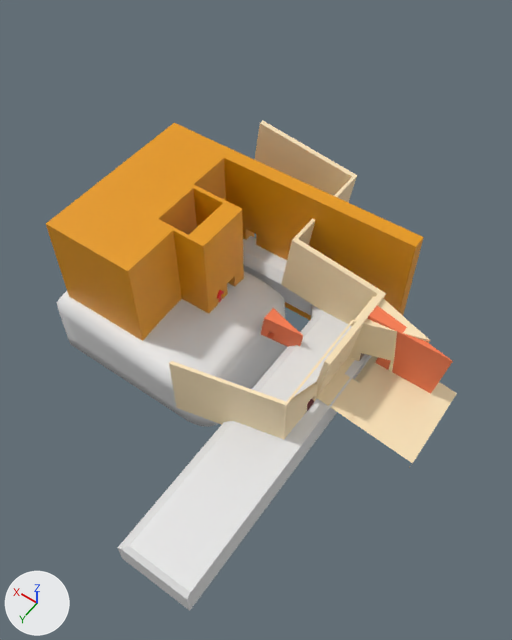
Before and after pictures for a commit that changed the FBX model Assets/mehses/Creamroom/dock.fbx.
The view is the same before and after, from a camera (50 mm lens) standing at (-9.6, 22.2, 33.7) and looking at (4.5, 2.5, 2.7). Lighting does not change. The marker at lower left points along +X, +Y and +Z. Where no turn or scale is listed for an object, it has been applied to the vertices. Vertices at the same position are counted once.

Objects in the first picture: 'dock', 'dockwedge', 'enddock', 'enddock_land', 'endodck_wlal', 'entrace', 'ocean_room'.
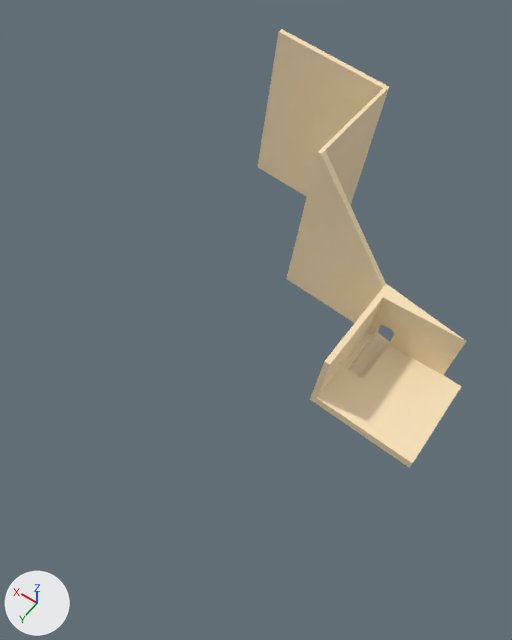
The newer file is also turned or shifted as a whole; pictures and numbers use the older file's frame.

Location of each change, [x1, y1, x2, y2] in pixels of the pictures (512 x 640 px):
```json
{"object": "endodck_wlal", "change": "deleted", "before": [46, 123, 424, 341], "faces in mat_material_002 (orange #e79900)": [46, 123, 424, 341]}
{"object": "dock", "change": "reshaped", "before": [254, 121, 457, 468], "after": [258, 29, 466, 468], "on screen": "26% taller"}
{"object": "enddock", "change": "deleted", "before": [118, 236, 372, 611]}
{"object": "enddock_land", "change": "deleted", "before": [56, 271, 287, 427]}
{"object": "ocean_room", "change": "deleted", "before": [169, 296, 430, 440], "faces in mat_material_008 (beige #ffe8be)": [169, 296, 430, 440]}
{"object": "dockwedge", "change": "deleted", "before": [368, 306, 453, 394]}
{"object": "entrace", "change": "deleted", "before": [261, 308, 303, 347]}
{"part": 1, "of": "me_plane", "change": "built on", "before": [254, 121, 414, 468], "after": [258, 29, 466, 468]}
```

Edits to the scene script, one JSON object a line:
```json
{"block": "me_plane", "where": "# used by ob_dock; location = (0.0, 0.0, -0.53)"}
{"op": "remove", "block": "me_plane", "code": "me_plane.from_pydata(...)  # 224 vertices, 189 faces; spans x -6.3..13.3, y -9.8..3.0, z -1.5..5.6"}
{"op": "add", "block": "me_plane", "code": "me_plane.from_pydata(...)  # 282 vertices, 229 faces; spans x -6.3..13.3, y -10.4..3.0, z -1.5..12.0"}
{"block": "me_plane", "change": "me_plane part 1"}
{"block": "me_plane", "change": "74 vertices are removed from x -6.2..13.3, y -9.8..3.0, z -1.5..5.6"}
{"block": "me_plane", "change": "74 faces are deleted"}
{"block": "me_plane", "change": "5 vertices in x -6.3..0.1, y -2.5..-2.1, z -1.5..0.0 move by (0.0, -0.6, 0.0)"}
{"block": "me_plane", "change": "4 vertices in x -1.5..0.1, y 0.6, z -0.8..0.0 move by (0.0, -0.4, 0.0)"}
{"block": "me_plane", "change": "8 vertices move from x -6.3..0.5, y -2.7..3.0, z -0.9..1.4 to x -6.3..0.3, y -3.1..3.0, z -0.9..0.0"}
{"block": "me_plane", "change": "93 vertices are added at x -6.2..13.3, y -10.4..3.0, z -1.5..12.0"}
{"block": "me_plane", "change": "22 new vertices lie (0.0, 0.4, 0.0) away from vertices in x -1.4..13.3, y -10.4..-3.5, z -0.6..12.0"}
{"block": "me_plane", "change": "10 new vertices lie (0.0, 0.4, 0.0) away from vertices in x -1.2..-0.4, y -3.1, z -0.6..1.3"}
{"block": "me_plane", "change": "7 new vertices lie (1.5, 0.0, -10.8) away from vertices in x 4.5, y -10.4..-3.2, z 11.0"}
{"block": "me_plane", "change": "114 new faces join them"}
{"op": "remove", "block": "me_plane", "code": "me_plane.materials.append(mat_material_004)  # white #e2e7d1"}
{"op": "remove", "block": "ob_entrace", "code": ["ob_entrace = bpy.data.objects.new('entrace', me_plane_004)", "ob_entrace.location = (4.26, 0.42, -0.53)"]}
{"op": "remove", "block": "ob_enddock", "code": ["ob_enddock = bpy.data.objects.new('enddock', me_cube_016)", "ob_enddock.location = (11.24, -5.74, -1.72)"]}
{"op": "remove", "block": "ob_endodck_wlal", "code": ["ob_endodck_wlal = bpy.data.objects.new('endodck_wlal', me_cube_014)", "ob_endodck_wlal.location = (10.24, 3.95, 0.77)"]}
{"op": "remove", "block": "ob_enddock_land", "code": ["ob_enddock_land = bpy.data.objects.new('enddock_land', me_cube_013)", "ob_enddock_land.location = (9.85, 3.95, -3.04)"]}
{"op": "remove", "block": "ob_dockwedge", "code": ["ob_dockwedge = bpy.data.objects.new('dockwedge', me_plane_005)", "ob_dockwedge.location = (-0.89, -1.5, -0.53)"]}
{"op": "remove", "block": "ob_ocean_room", "code": ["ob_ocean_room = bpy.data.objects.new('ocean_room', me_plane_010)", "ob_ocean_room.location = (0.0, 0.0, 0.0)"]}
```
